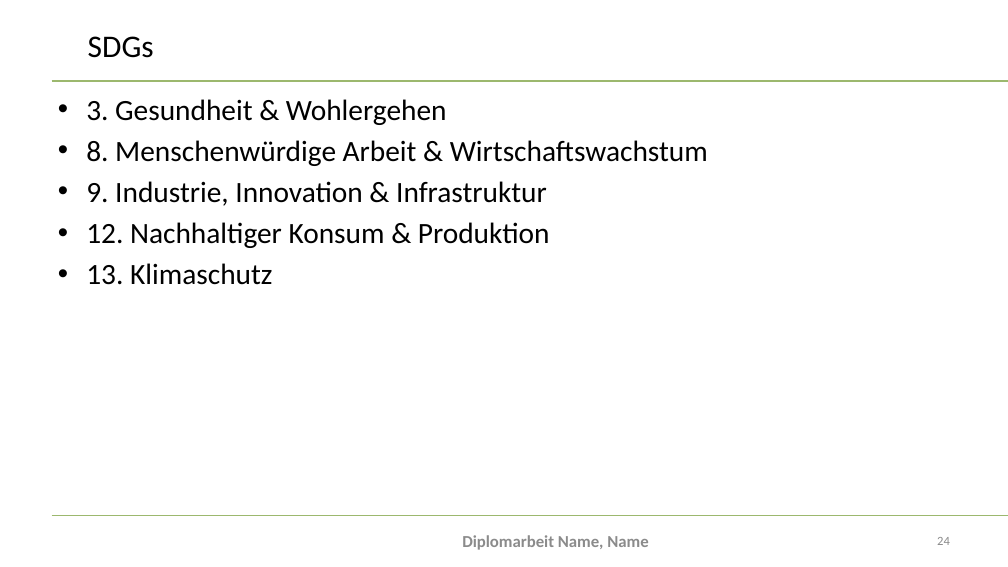
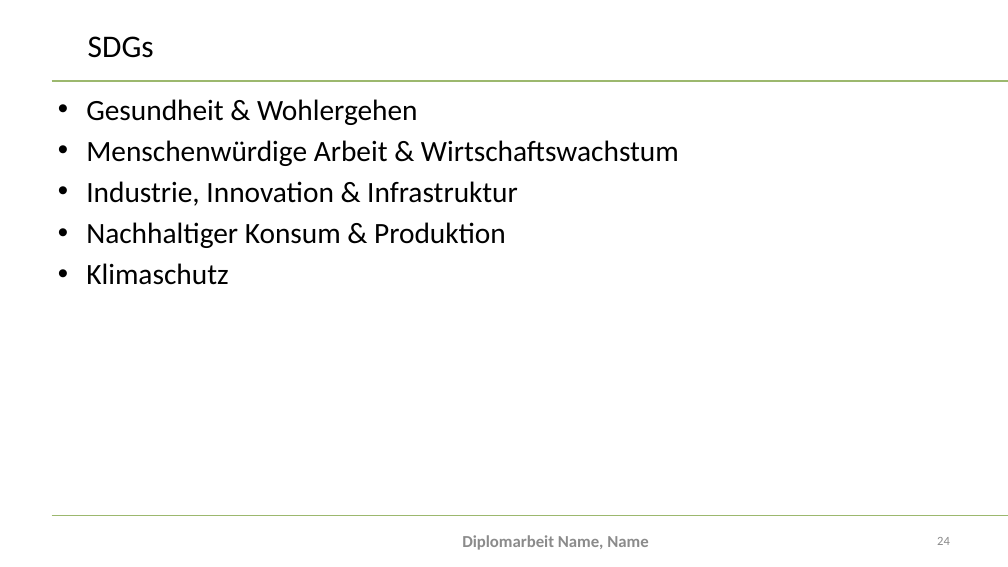
Before and after one commit to bitsneak/Contrude, a slide deck: slide 24 of Diplomarbeit/doc/Presentations/DA-Präsentation2024_Zweitpräsentation.pptx. Drawn at 1008x567 pixels with LibreOffice and Linux fonts; fonts in the diff are those of the drawing; background and template pictures are left out. Boxes give left, top, right and bottom in pixels: in the first picture for what was removed or moved away, otherwise in the second. Text is boxed around its words. In the diff, an @@ line names an element or a change of style, - is before the commit and + after.

```diff
--- a/Diplomarbeit/doc/Presentations/DA-Präsentation2024_Zweitpräsentation.pptx
+++ b/Diplomarbeit/doc/Presentations/DA-Präsentation2024_Zweitpräsentation.pptx
@@ text at (86, 99, 679, 285): text changed @@
-• 3. Gesundheit & Wohlergehen
-• 8. Menschenwürdige Arbeit & Wirtschaftswachstum
-• 9. Industrie, Innovation & Infrastruktur
-• 12. Nachhaltiger Konsum & Produktion
-• 13. Klimaschutz
+• Gesundheit & Wohlergehen
+• Menschenwürdige Arbeit & Wirtschaftswachstum
+• Industrie, Innovation & Infrastruktur
+• Nachhaltiger Konsum & Produktion
+• Klimaschutz
```
Also in this commit, not shown: 2 other slides changed, 2 other files.
